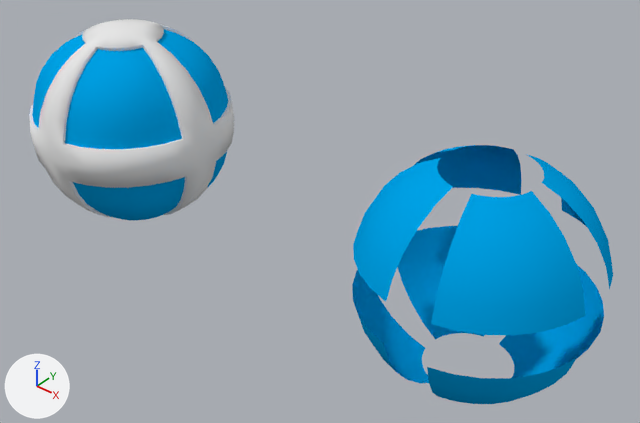
A saved change to the Blender file Art/Models/Balls/Basic/BasicBall.blend.
Camera for both pictures: a 50 mm camera at (3.296, -2.468, 1.985) aimed at (1.16, 0.069, -0.097). Lighting does not change. The marker at lower left points along +X, +Y and +Z. Objects named as collision shapes, trigger or cutter boxes, shadow casters or lower levels of detail are left out.

Before the edit, the objects in view are built like this:
```python
me_sphere_002 = bpy.data.meshes.new('Sphere.002')
me_sphere_002.from_pydata(...)  # 336 vertices, 240 faces; spans x -0.467..0.467, y -0.467..0.467, z -0.448..0.448
me_sphere_002.polygons.foreach_set('use_smooth', [True] * 240)
me_sphere_002.materials.append(mat_glowycentermaterial)  # cyan #00a3e7
me_sphere_003 = bpy.data.meshes.new('Sphere.003')
me_sphere_003.from_pydata(...)  # 498 vertices, 448 faces; spans x -0.5..0.5, y -0.5..0.5, z -0.5..0.5
me_sphere_003.materials.append(mat_blockmaterial)  # white #e7e7e7
me_sphere_004 = bpy.data.meshes.new('Sphere.004')
me_sphere_004.from_pydata(...)  # 512 vertices, 416 faces; spans x -0.467..0.467, y -0.467..0.467, z -0.448..0.448
me_sphere_004.polygons.foreach_set('use_smooth', [True] * 416)
me_sphere_004.materials.append(mat_glowycentermaterial)  # cyan #00a3e7
ob_sphere = bpy.data.objects.new('Sphere', me_sphere_002)
ob_sphere.location = (2.0, 0.0, 0.0)
ob_sphere_001 = bpy.data.objects.new('Sphere.001', me_sphere_003)
ob_sphere_001.location = (0.0, 0.0, 0.0)
ob_sphere_002 = bpy.data.objects.new('Sphere.002', me_sphere_004)
ob_sphere_002.location = (0.0, 0.0, 0.0)
```
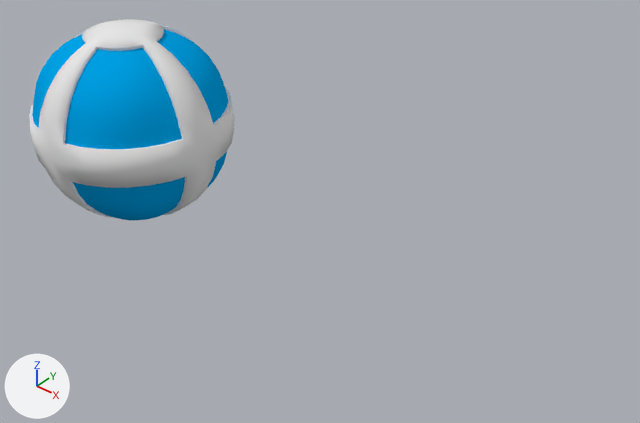
Commit message: Change ball to have a sphere collsion instead of an auto generated soccer ball type of mesh

Pixel boxes (x1, y1, x2, y2) of what changed, in the pictures (640 x 423 px):
'Sphere', deleted: before (352, 145, 613, 404)

The change in detail:
Object 'Sphere' (ob_sphere) is deleted.
